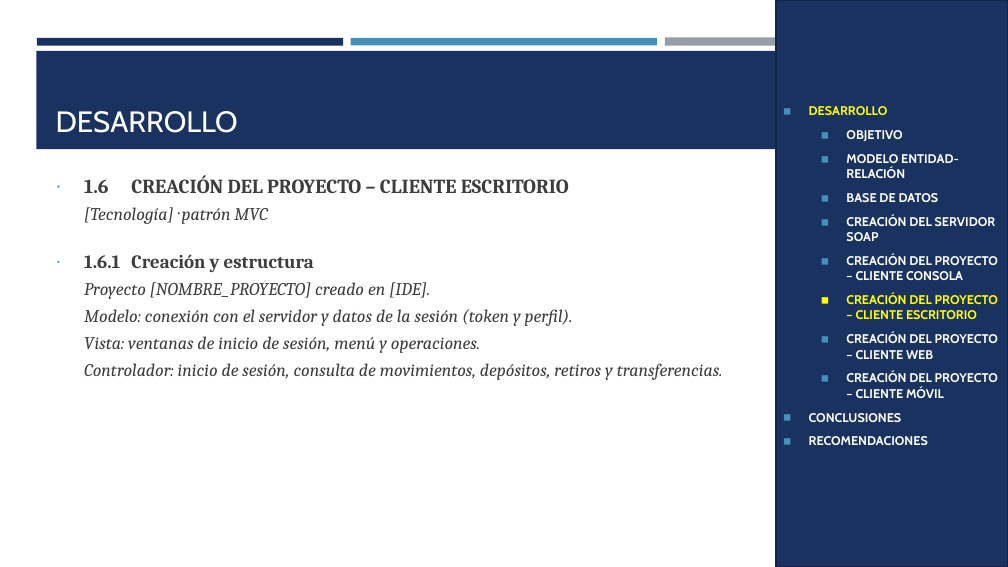
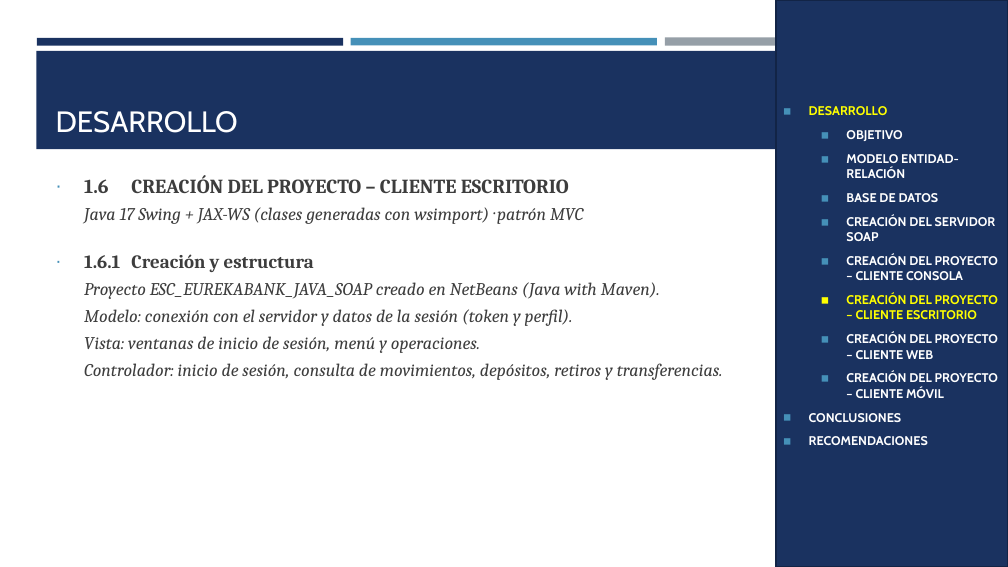
Before and after one commit to IMarcusDev/TI.1.1.-PAO202651_SOAP_JAVA_CONBDD_NRC36883_GR04, a slide deck: slide 18 of 05. DOCUMENTACION/PRESENTACION TI.1.1. SOAP con BDD en JAVA GR4.pptx (slide 17 before the commit). Drawn at 1008x567 pixels with LibreOffice and Linux fonts; fonts in the diff are those of the drawing. Boxes give left, top, right and bottom in pixels: in the first picture for what was removed or moved away, otherwise in the second. Text is boxed around its words. In the diff, an @@ line names an element or a change of style, - is before the commit and + after.

```diff
--- a/05. DOCUMENTACION/PRESENTACION TI.1.1. SOAP con BDD en JAVA GR4.pptx
+++ b/05. DOCUMENTACION/PRESENTACION TI.1.1. SOAP con BDD en JAVA GR4.pptx
@@ text at box(84, 207, 583, 224): text changed @@
-[Tecnología] · patrón MVC
+Java 17 Swing + JAX-WS (clases generadas con wsimport) · patrón MVC
@@ text at box(84, 282, 660, 299): text changed @@
-Proyecto [NOMBRE_PROYECTO] creado en [IDE].
+Proyecto ESC_EUREKABANK_JAVA_SOAP creado en NetBeans (Java with Maven).
```
Also in this commit, not shown: 19 other slides changed, 4 slides added.
